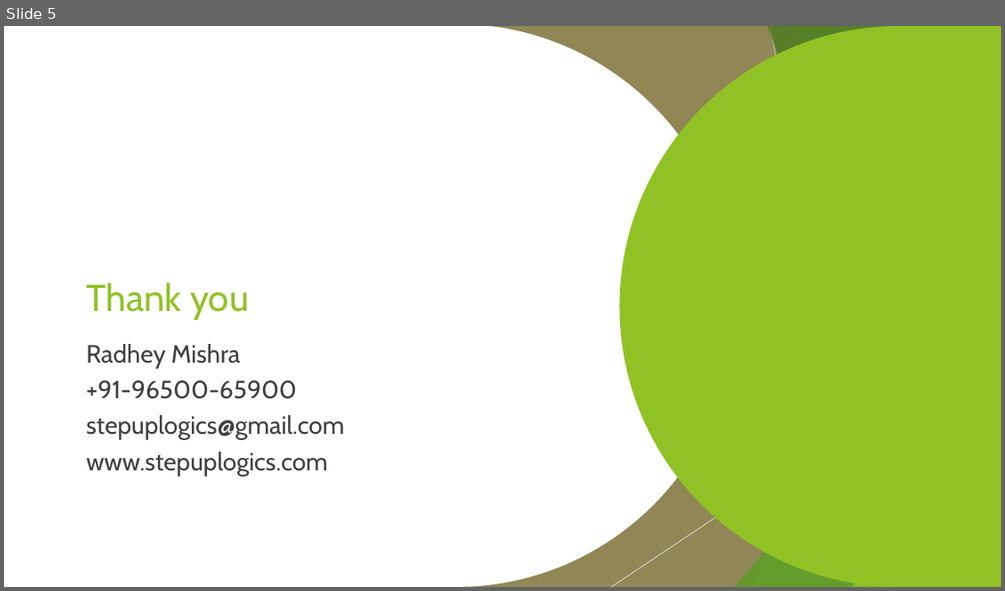
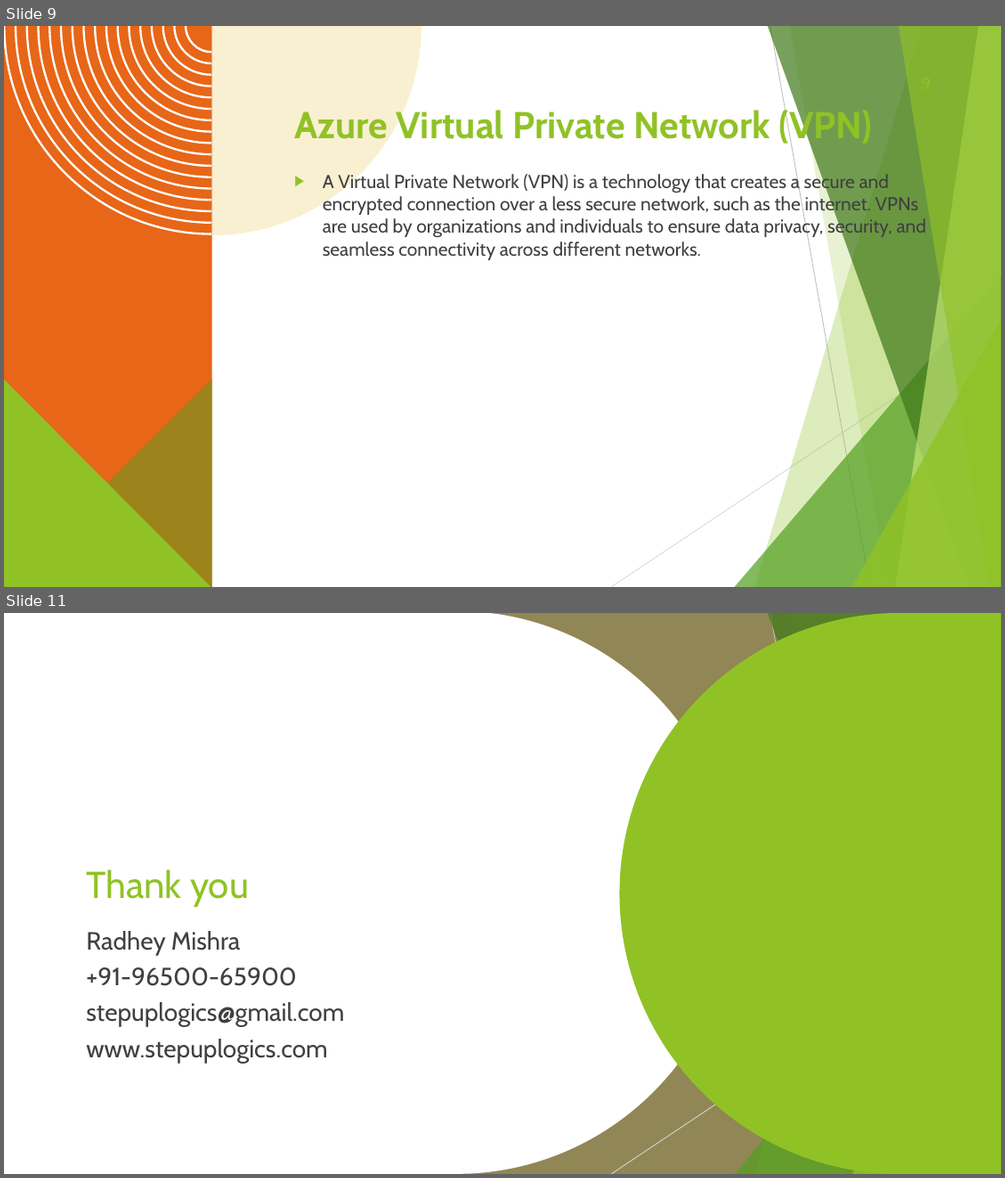
Before and after one commit to radhey24h/cloud-in-depth, a slide deck: azure-in-depth/Day-5-Azure-Networking/01-Azure-Networking.pptx. Shown one above the other, each under a label of ours: slide 5 before the commit, slides 9 and 11 after it; the slides between them are not shown. The pictures are 1005x591 and 1005x1178 pixels, drawn with LibreOffice and Linux fonts; fonts in the diff are those of the drawing; background and template pictures are left out. Boxes give left, top, right and bottom in pixels: in the first picture for what was removed or moved away, otherwise in the second. Text is boxed around its words. In the diff, an @@ line names an element or a change of style, - is before the commit and + after.

Commit message:
changes in Azure networking ppt

```diff
--- a/azure-in-depth/Day-5-Azure-Networking/01-Azure-Networking.pptx
+++ b/azure-in-depth/Day-5-Azure-Networking/01-Azure-Networking.pptx
@@ slide 9 added at [4,26,1001,587], background #FFFFFF; not listed: 10 template elements that a slide beside it also shows @@
@@ freeform shape added at [4,26,212,587], fill #E76618 @@
@@ freeform shape added at [4,26,212,234], fill #FFFFFF @@
@@ freeform shape added at [212,26,421,235], fill #F5E3A5 at 50% opacity @@
@@ title added at [294,107,872,147], 36 pt, text #90C226, bold @@
+Azure Virtual Private Network (VPN)
@@ text added at [323,172,926,260], 18 pt, text #404040 @@
+▶ A Virtual Private Network (VPN) is a technology that creates a secure and encrypted connection over a less secure network, such as the internet. VPNs are used by organizations and individuals to ensure data privacy, security, and seamless connectivity across different networks.
@@ freeform shape added at [4,378,212,587], fill #54A021 at 50% opacity @@
@@ freeform shape added at [4,378,212,587], fill #90C226 @@
@@ what was slide 5 is now slide 11 @@
```
Also in this commit, not shown: 3 slides changed, 6 other slides added, 1 slide removed, 9 other files.
